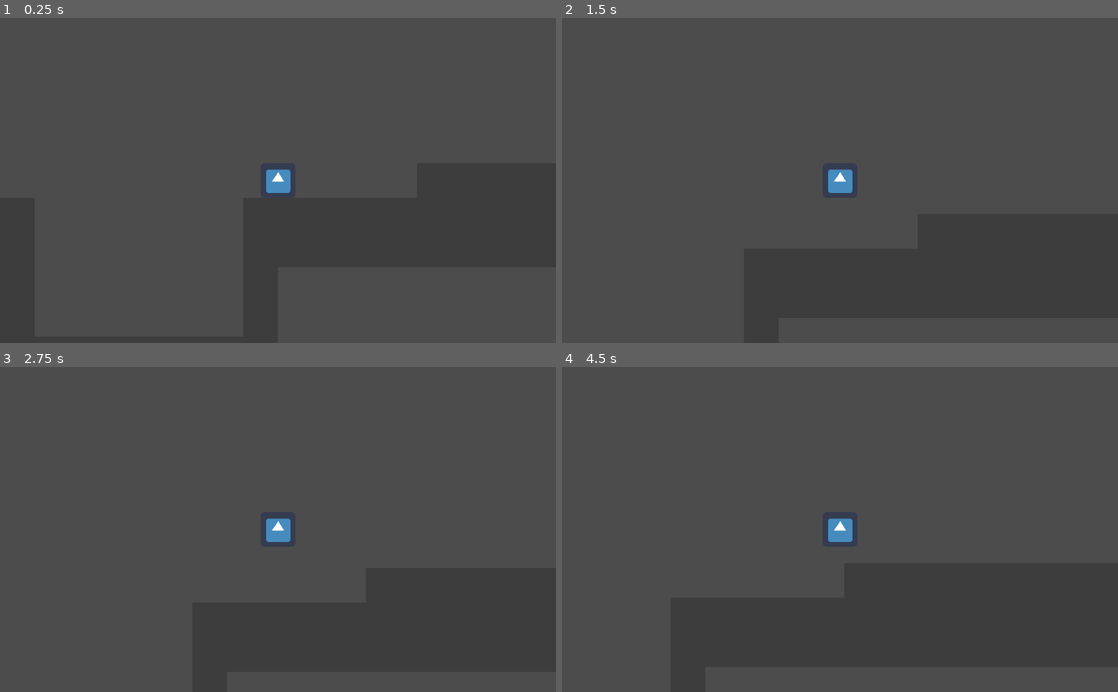
Above: before the commit, frames 1-4 (two rows, left to right).
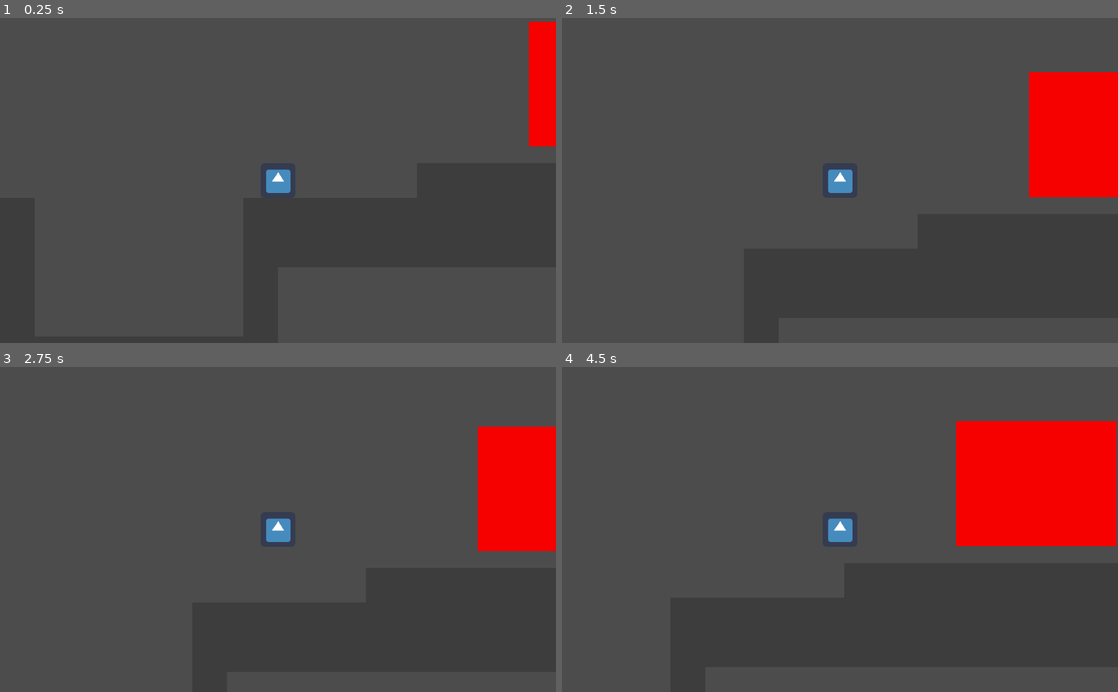
Above: after the commit, the same moments.

Repository: Diogoamorim27/GemeGeme
Game: Godot game, scene res://Test.tscn
Same seed, same stepped clock (60 frames per second), same inputs: the game is played once before the commit and once after it. The engine's default icon, where the game draws it, is replaced by a stand-in: a white triangle on a blue panel in a dark square.
Inputs:
- Up to frame 1 (0.25 s): no input
- Up to frame 2 (1.5 s): tap Enter at 0.5 s; hold Up (ui_up) 0.53-1.28 s; hold Right (ui_right) from 0.53 s (still down); tap Up (ui_up) at 1.35 s
- Up to frame 3 (2.75 s): tap Up (ui_up) at 1.52, 1.82 s; release Right (ui_right) at 2.03 s; hold Left (ui_left) from 2.03 s (still down); hold Up (ui_up) from 2.03 s (still down)
- Up to frame 4 (4.5 s): release Left (ui_left) at 2.78 s; release Up (ui_up) at 2.78 s; hold Right (ui_right) 2.78-4.28 s; tap Up (ui_up) at 2.85, 3.02, 3.32, 4.35 s; hold Up (ui_up) 3.53-4.28 s; hold Left (ui_left) from 4.28 s (still down)

The runs differ from the first frame. In frame 1, 1.9% of the frame differs, in the area x 95-100%, y 1-40%; in frame 2, 6.2%; in frame 3, 5.4%; in frame 4, 11%, in the area x 70-100%, y 16-56%.

Commit message:
added water

Diff:
--- a/Player/Player.gd
+++ b/Player/Player.gd
@@ -1,21 +1,27 @@
 extends KinematicBody2D
 
-enum states {RUN, JUMP, DEATH, IDLE}
+enum states {RUN, JUMP, DEATH, IDLE, SWIM_UP}
 
 const RUNNING_SPEED = 200
 const AIR_SPEED = 120
 const GRAVITY = WorldConstants.GRAVITY
 const JUMP = -55 * 5
+const WATER_FALL_SPEED = 100
+const SWIM_SPEED = 100
+const SWIM_UP = -130
+const WATER_GRAVITY = WorldConstants.GRAVITY * 0.6
 
 var balance = 0
 var movement : = Vector2()
 var state
+var enable_swim = true
 
 func _ready():
 	state = states.RUN
 	pass # Replace with function body.
 
 func _process(delta):
+	print (enable_swim)
 	var input = _get_input_direction()
 	match state:
 		states.RUN:
@@ -25,7 +31,7 @@
 				if input == 0:
 					state = states.IDLE
 				elif Input.is_action_pressed("ui_up"):
-					_jump()
+					_jump(JUMP)
 			else:
 				state = states.JUMP
 
@@ -54,11 +60,20 @@
 				if input != 0:
 					state = states.RUN
 				if Input.is_action_pressed("ui_up"):
-					_jump()
+					_jump(JUMP)
 			else:
 				state = states.JUMP
 
 			movement = move_and_slide_with_snap(movement, Vector2(0,0.2),Vector2.UP)
+		states.SWIM_UP:
+			_sink(delta)
+			_apply_movement(input, SWIM_SPEED)
+			if enable_swim == true and Input.is_action_pressed("ui_up"):
+				_jump(SWIM_UP)
+				enable_swim = false
+
+			movement = move_and_slide_with_snap(movement, Vector2(0,0.2),Vector2.UP)
+
 
 func _get_input_direction() -> int:
 	if !(Input.is_action_pressed("ui_right") or Input.is_action_pressed("ui_left")):
@@ -87,6 +102,25 @@
 func _apply_gravity(delta) -> void:
 	movement.y += GRAVITY * delta
 
-func _jump() -> void:
-	movement.y = JUMP
+func _sink(delta) -> void:
+	if movement.y < WATER_FALL_SPEED:
+		movement.y += WATER_GRAVITY * delta
+	else:
+		movement.y = WATER_FALL_SPEED
+
+func _jump(jump_speed: float) -> void:
+	movement.y = jump_speed
 	pass
+
+
+
+func _on_Water_body_entered(body):
+	state = states.SWIM_UP
+
+
+func _on_Water_body_exited(body):
+	state = states.IDLE
+
+
+func _on_Timer_timeout():
+	enable_swim = true
--- a/Test.tscn
+++ b/Test.tscn
@@ -1,14 +1,24 @@
-[gd_scene load_steps=3 format=2]
+[gd_scene load_steps=4 format=2]
 
 [ext_resource path="res://Player/TileMapTest.tscn" type="PackedScene" id=1]
-[ext_resource path="res://Player/Player.tscn" type="PackedScene" id=2]
+[ext_resource path="res://Water.tscn" type="PackedScene" id=2]
+[ext_resource path="res://Player/Player.tscn" type="PackedScene" id=3]
 
 [node name="Test" type="Node2D"]
 
 [node name="TileMap" parent="." instance=ExtResource( 1 )]
 
-[node name="Player" parent="." instance=ExtResource( 2 )]
+[node name="Water" parent="." instance=ExtResource( 2 )]
+
+[node name="Player" parent="." instance=ExtResource( 3 )]
 position = Vector2( 64, 480 )
 
 [node name="Camera2D" type="Camera2D" parent="Player"]
 current = true
+
+[node name="Timer" type="Timer" parent="Player"]
+wait_time = 0.5
+autostart = true
+[connection signal="body_entered" from="Water" to="Player" method="_on_Water_body_entered"]
+[connection signal="body_exited" from="Water" to="Player" method="_on_Water_body_exited"]
+[connection signal="timeout" from="Player/Timer" to="Player" method="_on_Timer_timeout"]
--- /dev/null
+++ b/Water.tscn
@@ -0,0 +1,21 @@
+[gd_scene load_steps=3 format=2]
+
+[ext_resource path="res://Assets/PlaceholderSprites/red.png" type="Texture" id=1]
+
+[sub_resource type="RectangleShape2D" id=1]
+extents = Vector2( 149.828, 115.819 )
+
+[node name="Water" type="Area2D"]
+position = Vector2( 557.619, 278.075 )
+__meta__ = {
+"_edit_group_": true
+}
+
+[node name="CollisionShape2D" type="CollisionShape2D" parent="."]
+position = Vector2( 116.376, 23.2508 )
+shape = SubResource( 1 )
+
+[node name="Sprite" type="Sprite" parent="."]
+position = Vector2( 115.739, 23.8183 )
+scale = Vector2( 4.61685, 3.60351 )
+texture = ExtResource( 1 )
